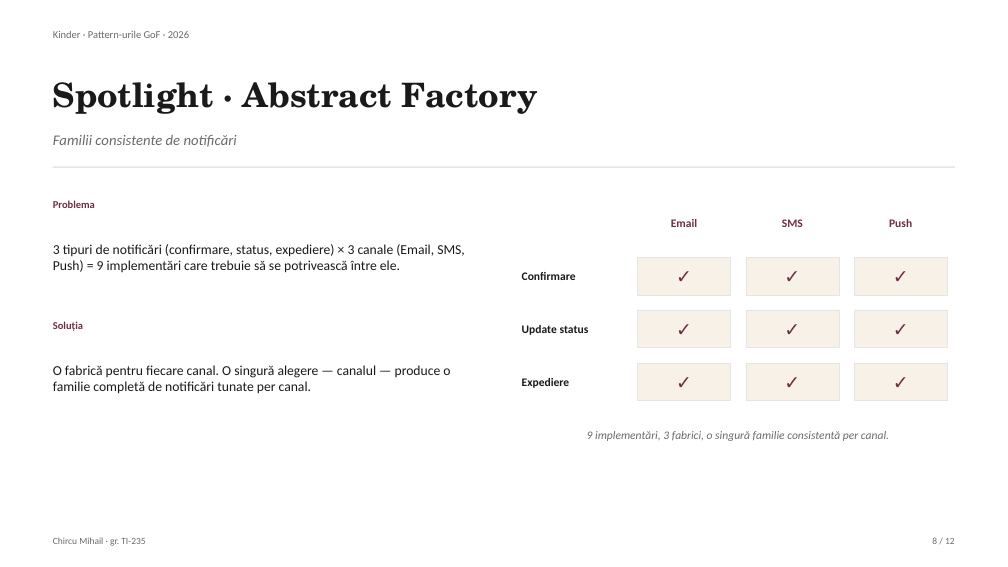
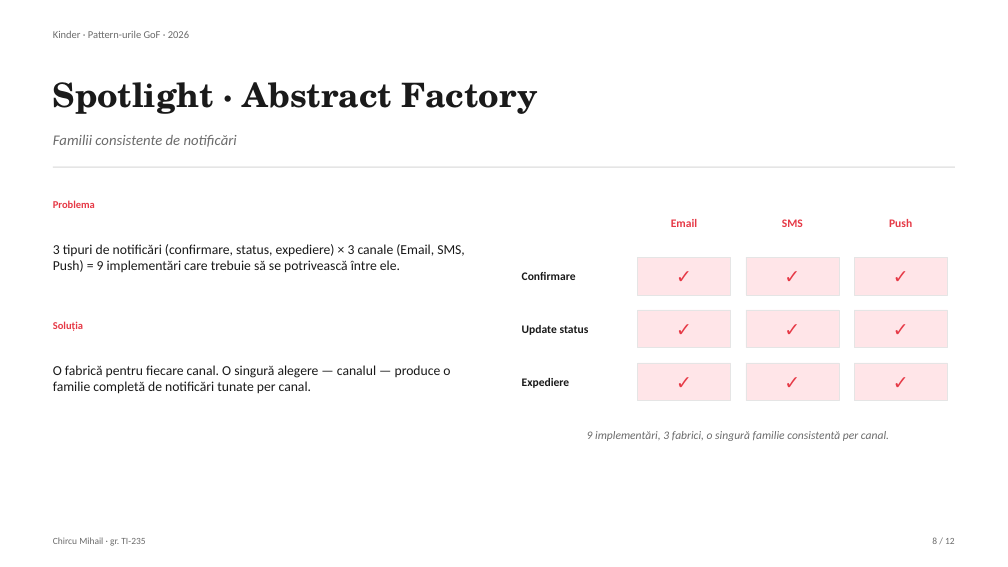
Before and after one commit to mihail-chircu/TMPPP, a slide deck: slide 8 of proiect final/Chircu_Mihail_TI-235_Prezentare_proiect_de_an.pptx. Drawn at 1008x567 pixels with LibreOffice and Linux fonts; fonts in the diff are those of the drawing. Boxes give left, top, right and bottom in pixels: in the first picture for what was removed or moved away, otherwise in the second. Text is boxed around its words. In the diff, an @@ line names an element or a change of style, - is before the commit and + after.

Commit message:
docs: prezentare cu accent vibrant cherry red
Paletă schimbată din burgundy (#6D2E46) în cherry red (#E63946) —
mai aprins, mai vizibil în sală, păstrând tonul academic. Box-urile
cream din slide 8 (matricea Abstract Factory) și slide 9 trecute
pe roz pal (#FFE5E8) ca să armonizeze.

Eliminat din slide 9 callout-ul "Codul existent: neatins." — mesajul
e deja transmis de cele două coloane Push / DiscountValidation.

```diff
--- a/proiect final/Chircu_Mihail_TI-235_Prezentare_proiect_de_an.pptx
+++ b/proiect final/Chircu_Mihail_TI-235_Prezentare_proiect_de_an.pptx
@@ text colour #6D2E46 to #E63946 in 14 elements at bbox=[53, 200, 95, 208], bbox=[53, 321, 83, 331], bbox=[671, 219, 697, 227], bbox=[782, 219, 803, 227], bbox=[889, 219, 912, 227], bbox=[637, 257, 730, 295], bbox=[746, 257, 839, 295], bbox=[854, 257, 948, 295], bbox=[637, 310, 730, 348], bbox=[746, 310, 839, 348], bbox=[854, 310, 948, 348], bbox=[637, 363, 730, 401], bbox=[746, 363, 839, 401], bbox=[854, 363, 948, 401] @@
@@ fill #F7F1E8 to #FFE5E8 in 9 elements at bbox=[637, 257, 730, 295], bbox=[746, 257, 839, 295], bbox=[854, 257, 948, 295], bbox=[637, 310, 730, 348], bbox=[746, 310, 839, 348], bbox=[854, 310, 948, 348], bbox=[637, 363, 730, 401], bbox=[746, 363, 839, 401], bbox=[854, 363, 948, 401] @@
```
Also in this commit, not shown: 10 other slides changed, 1 other file.
